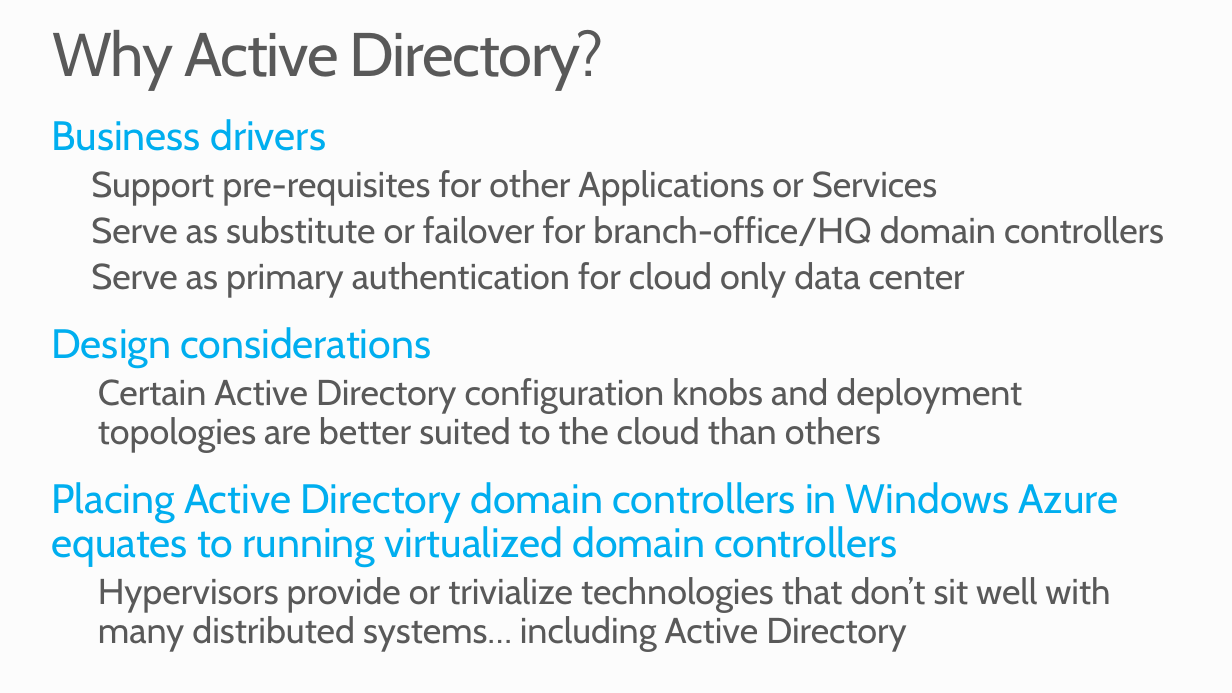
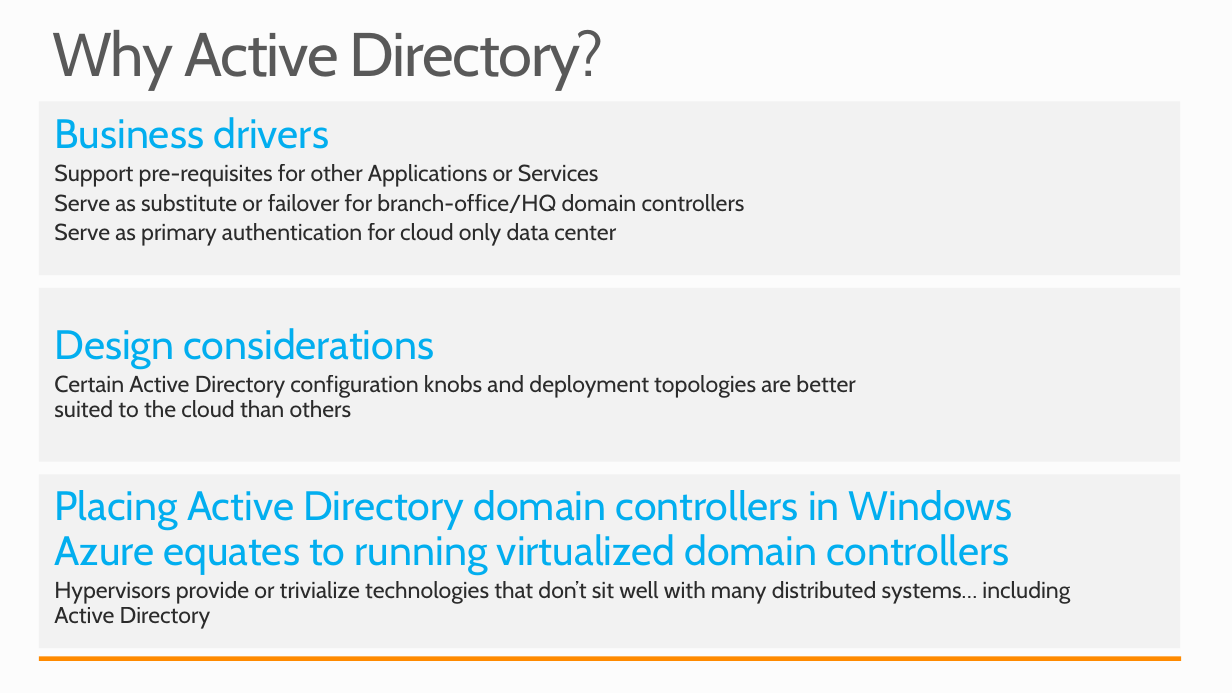
Before and after one commit to mwasham/WATK-Presentations, a slide deck: slide 2 of DeployingActiveDirectory/DeployingActiveDirectory.pptx. Drawn at 1232x693 pixels with LibreOffice and Linux fonts; fonts in the diff are those of the drawing. Boxes give left, top, right and bottom in pixels: in the first picture for what was removed or moved away, otherwise in the second. Text is boxed around its words. In the diff, an @@ line names an element or a change of style, - is before the commit and + after.

```diff
--- a/DeployingActiveDirectory/DeployingActiveDirectory.pptx
+++ b/DeployingActiveDirectory/DeployingActiveDirectory.pptx
@@ rectangle added at (x1=39, y1=102, x2=1180, y2=275), fill #F2F2F2 @@
@@ text removed at (x1=51, y1=119, x2=1164, y2=652) @@
-Business drivers
-  Support pre-requisites for other Applications or Services
-  Serve as substitute or failover for branch-office/HQ domain controllers
-  Serve as primary authentication for cloud only data center
-Design considerations
-  Certain Active Directory configuration knobs and deployment topologies are better suited to the cloud than others
-Placing Active Directory domain controllers in Windows Azure equates to running virtualized domain controllers
-  Hypervisors provide or trivialize technologies that don’t sit well with many distributed systems… including Active Directory
@@ text added at (x1=54, y1=117, x2=745, y2=246), 18 pt, text #292929 @@
+Business drivers
+  Support pre-requisites for other Applications or Services
+  Serve as substitute or failover for branch-office/HQ domain controllers
+  Serve as primary authentication for cloud only data center
@@ rectangle added at (x1=39, y1=288, x2=1180, y2=462), fill #F2F2F2 @@
@@ text added at (x1=54, y1=328, x2=855, y2=418), 18 pt, text #292929 @@
+Design considerations
+  Certain Active Directory configuration knobs and deployment topologies are better suited to the cloud than others
@@ rectangle added at (x1=39, y1=474, x2=1180, y2=648), fill #F2F2F2 @@
@@ text added at (x1=54, y1=490, x2=1070, y2=629), 18 pt, text #292929 @@
+Placing Active Directory domain controllers in Windows Azure equates to running virtualized domain controllers
+  Hypervisors provide or trivialize technologies that don’t sit well with many distributed systems… including Active Directory
@@ rectangle added at (x1=39, y1=656, x2=1181, y2=661), fill #FF8A00 @@
```
Also in this commit, not shown: 23 other slides changed, 1 slide added, 1 slide removed, 4 other files.
